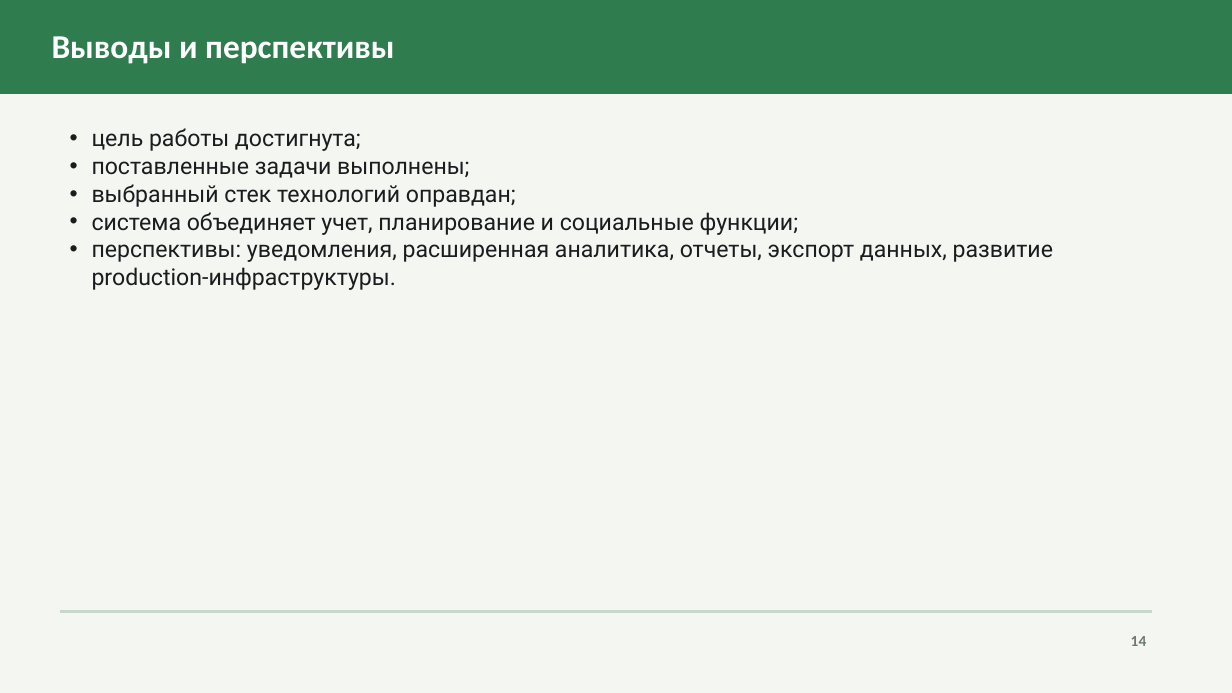
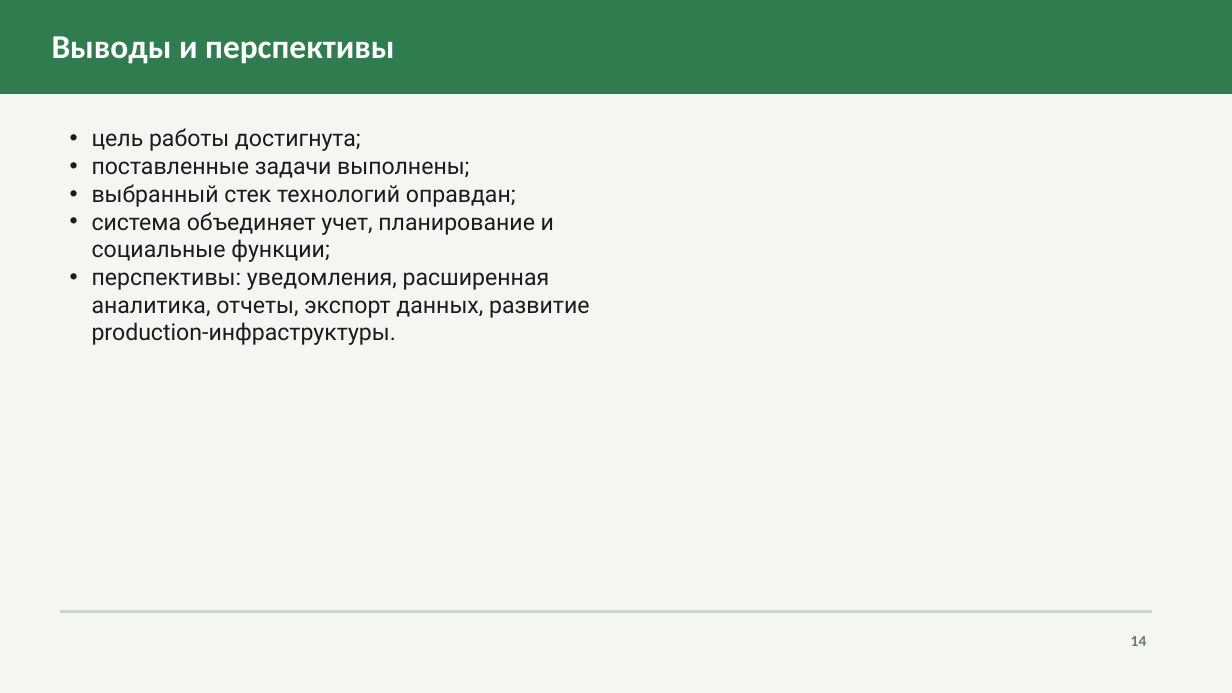
Before and after one commit to yourassarered/plantAssistant, a slide deck: slide 16 of Пояснительная записка/Защитная презентация.pptx. Drawn at 1232x693 pixels with LibreOffice and Linux fonts; fonts in the diff are those of the drawing. Boxes give left, top, right and bottom in pixels: in the first picture for what was removed or moved away, otherwise in the second. Text is boxed around its words. In the diff, an @@ line names an element or a change of style, - is before the commit and + after.

```diff
--- a/Пояснительная записка/Защитная презентация.pptx
+++ b/Пояснительная записка/Защитная презентация.pptx
@@ text "цель работы достигнута;" rewrapped from (92,128,1053,290) to (92,128,589,345) @@
```
Also in this commit, not shown: 4 other slides changed.
